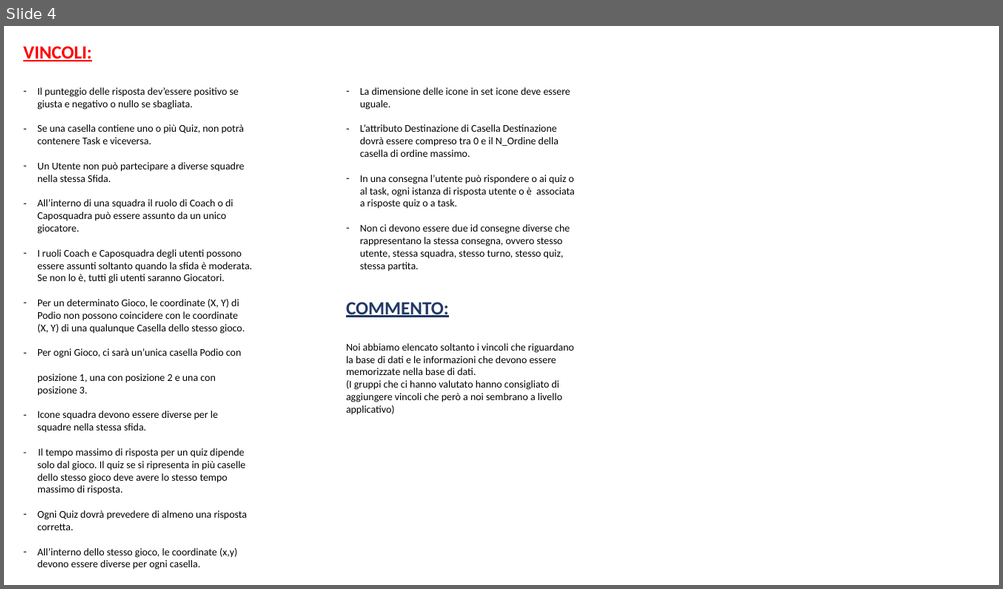
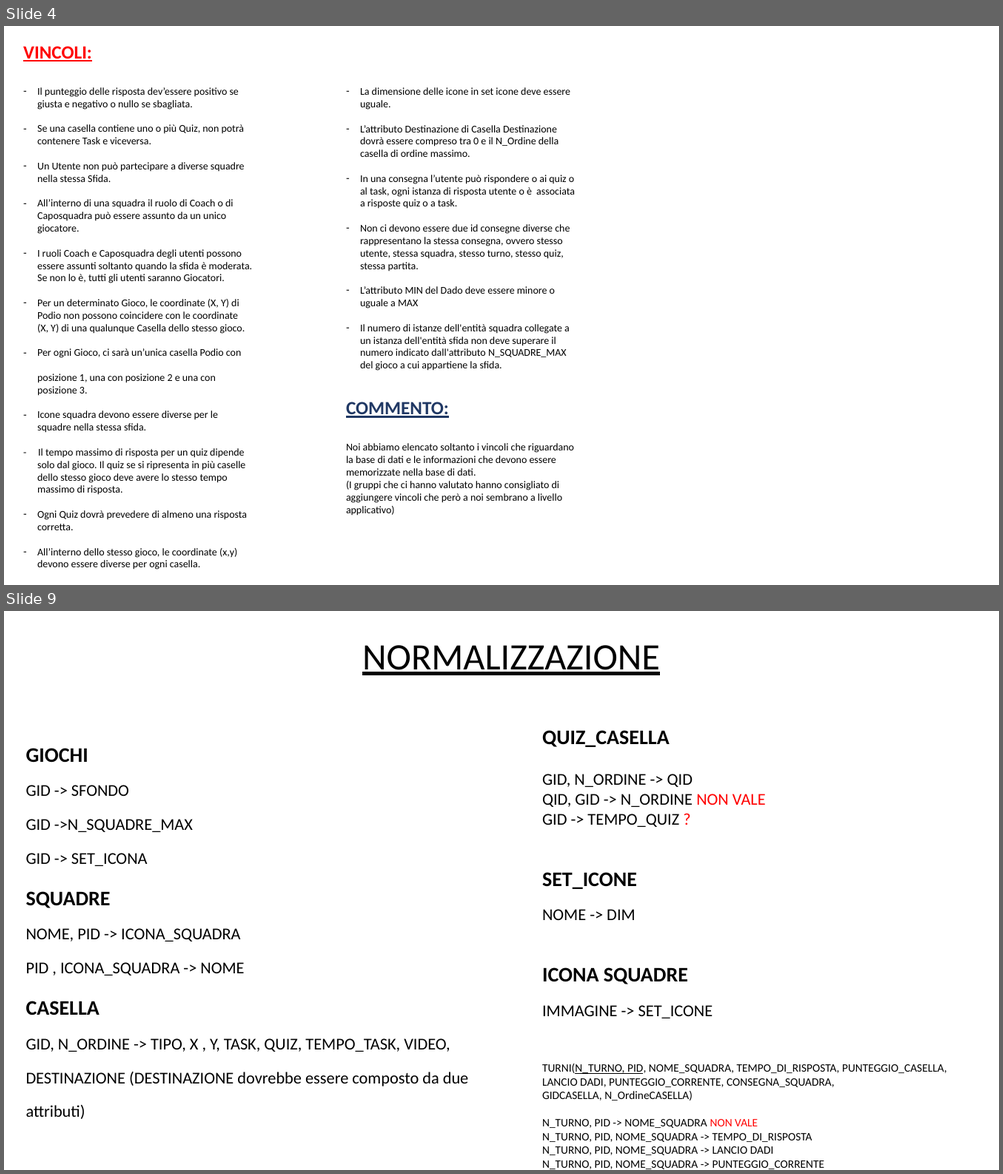
Before and after one commit to DavideGit-cs/BD_Progetto_Gruppo11, a slide deck: Vincoli_Domini_BDProgetto_finale.pptx. Shown one above the other, each under a label of ours: slide 4 before the commit, slides 4 and 9 after it; the slides between them are not shown. The pictures are 1003x589 and 1003x1174 pixels, drawn with LibreOffice and Linux fonts; fonts in the diff are those of the drawing. Boxes give left, top, right and bottom in pixels: in the first picture for what was removed or moved away, otherwise in the second. Text is boxed around its words. In the diff, an @@ line names an element or a change of style, - is before the commit and + after.

```diff
--- a/Vincoli_Domini_BDProgetto_finale.pptx
+++ b/Vincoli_Domini_BDProgetto_finale.pptx
@@ slide 9 added at (4,611,999,1170), background #FFFFFF @@
@@ text added at (362,645,660,675), 36 pt, text #000000, underline @@
+NORMALIZZAZIONE
@@ text added at (542,730,947,1170), 11 pt, text #000000 @@
+QUIZ_CASELLA
+GID, N_ORDINE -> QID
+QID, GID -> N_ORDINE NON VALE
+GID -> TEMPO_QUIZ ?
+SET_ICONE
+NOME -> DIM
+ICONA SQUADRE
+IMMAGINE -> SET_ICONE
+TURNI(N_TURNO, PID, NOME_SQUADRA, TEMPO_DI_RISPOSTA, PUNTEGGIO_CASELLA, LANCIO DADI, PUNTEGGIO_CORRENTE, CONSEGNA_SQUADRA, GIDCASELLA, N_OrdineCASELLA)
+N_TURNO, PID -> NOME_SQUADRA NON VALE
+N_TURNO, PID, NOME_SQUADRA -> TEMPO_DI_RISPOSTA
+N_TURNO, PID, NOME_SQUADRA -> LANCIO DADI
+N_TURNO, PID, NOME_SQUADRA -> PUNTEGGIO_CORRENTE
+N_TURNO, PID, NOME_SUQADRA -> CONSEGNA_SQUADRA
+N_TURNO, PID, NOME_SQUADRA -> N_ORDINE, GID
+PID -> GID
@@ text added at (26,748,469,1119), 16 pt, text #000000 @@
+GIOCHI
+GID -> SFONDO
+GID ->N_SQUADRE_MAX
+GID -> SET_ICONA
+SQUADRE
+NOME, PID -> ICONA_SQUADRA
+PID , ICONA_SQUADRA -> NOME
+CASELLA
+GID, N_ORDINE -> TIPO, X , Y, TASK, QUIZ, TEMPO_TASK, VIDEO, DESTINAZIONE (DESTINAZIONE dovrebbe essere composto da due attributi)
@@ slide 4 changed as well @@
@@ text at (360,286,569,371): paragraphs added @@
+– L’attributo MIN del Dado deve essere minore o uguale a MAX
+– Il numero di istanze dell'entità squadra collegate a un istanza dell'entità sfida non deve superare il numero indicato dall'attributo N_SQUADRE_MAX del gioco a cui appartiene la sfida.
@@ text "COMMENTO:": place and size @@
-text "COMMENTO:" at (346,302,574,415)
+text "COMMENTO:" at (346,402,574,516)
```
Also in this commit, not shown: 2 other slides changed, 14 other slides added, 1 slide removed, 1 other file.
